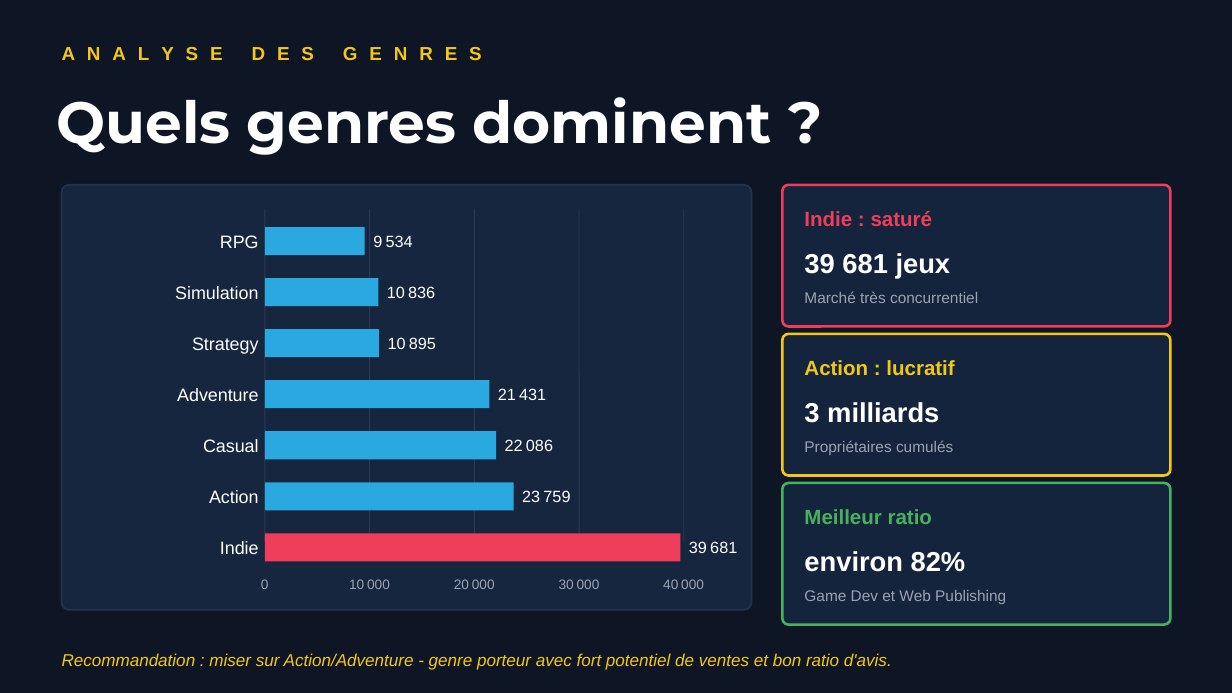
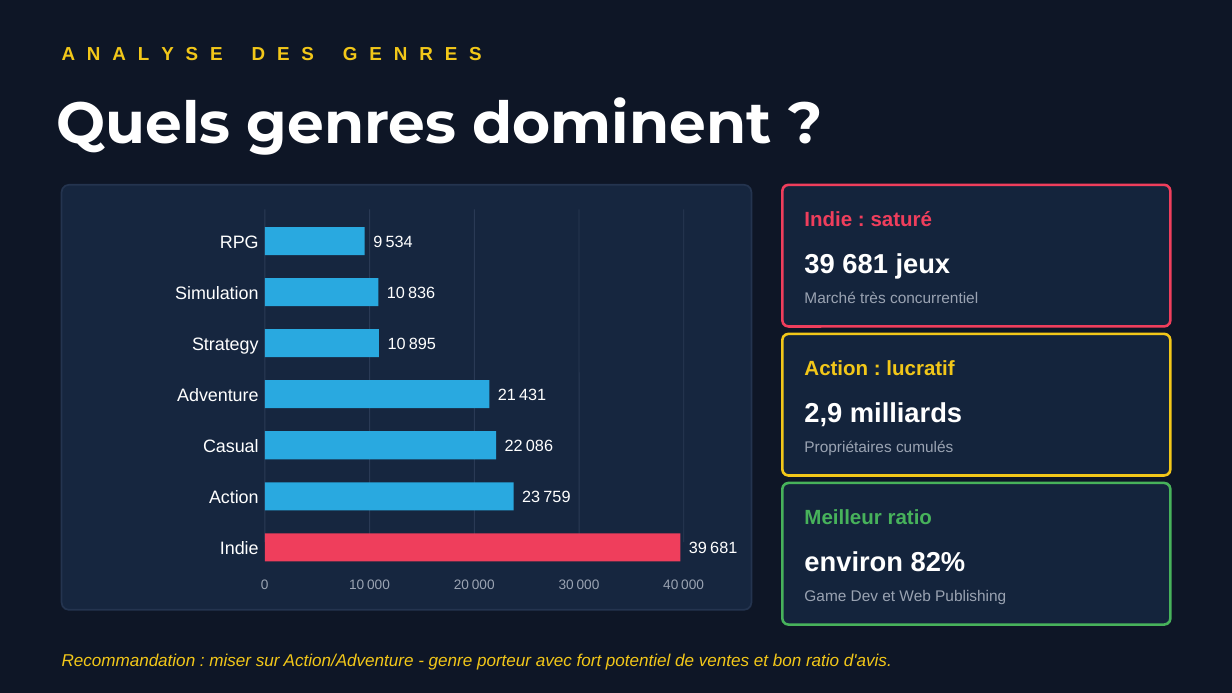
Before and after one commit to AichaFa/2-Projets-Fullstack, a slide deck: slide 8 of 2-Analyse exploratoire des données/2-Steam/doc/Project_Steam_Storytelling.pptx (slide 6 before the commit). Drawn at 1232x693 pixels with LibreOffice and Linux fonts; fonts in the diff are those of the drawing. Boxes give left, top, right and bottom in pixels: in the first picture for what was removed or moved away, otherwise in the second. Text is boxed around its words. In the diff, an @@ line names an element or a change of style, - is before the commit and + after.

```diff
--- a/2-Analyse exploratoire des données/2-Steam/doc/Project_Steam_Storytelling.pptx
+++ b/2-Analyse exploratoire des données/2-Steam/doc/Project_Steam_Storytelling.pptx
@@ text at (804,402,962,427): text changed @@
-3 milliards
+2,9 milliards
```
Also in this commit, not shown: 6 other slides changed, 3 slides added, 17 other files.
